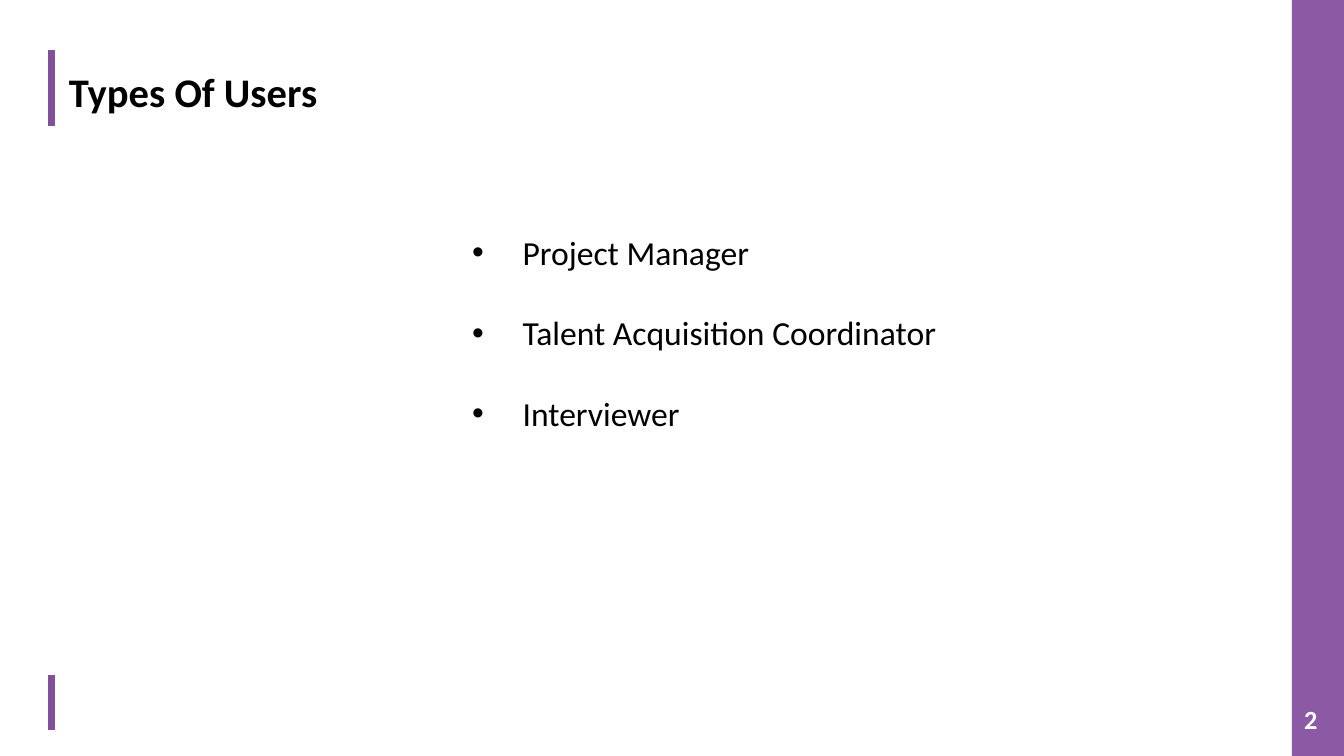
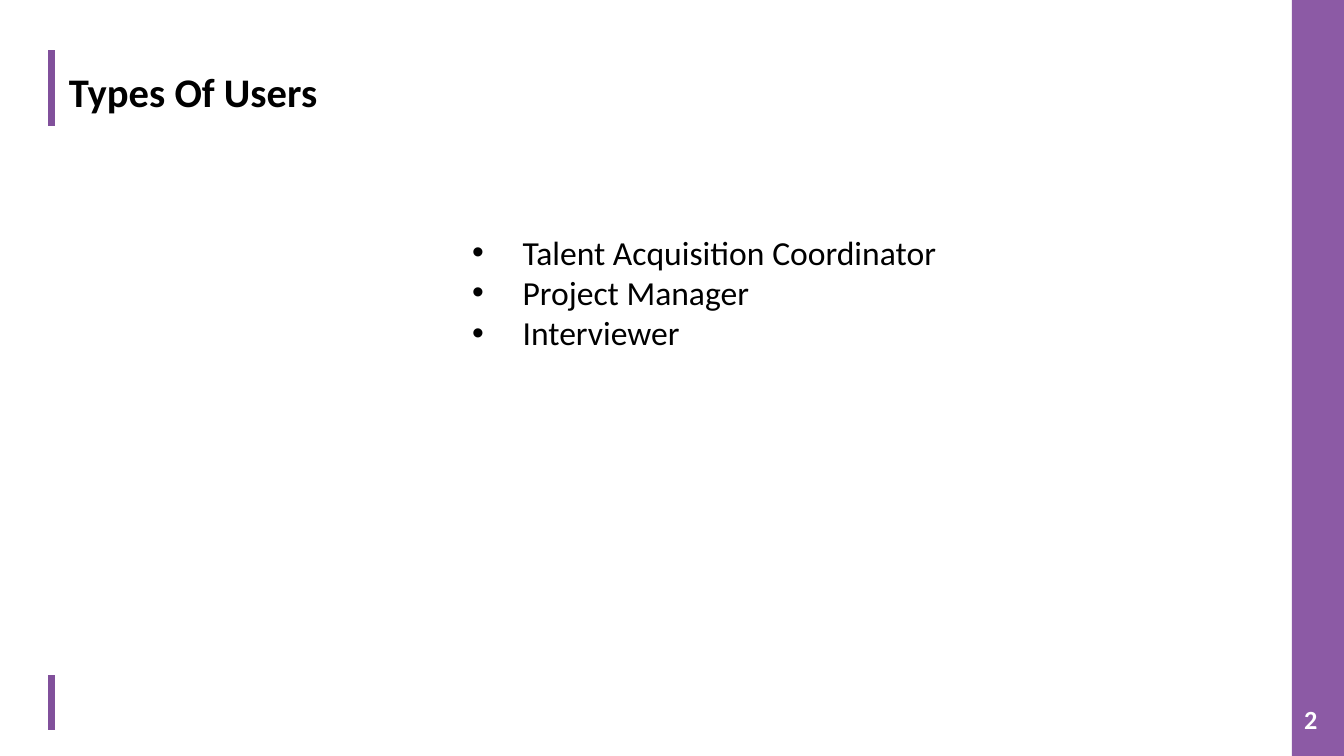
Before and after one commit to TeamAlpha01/Project, a slide deck: slide 2 of Team Alpha User Flow Presentation.pptx. Drawn at 1344x756 pixels with LibreOffice and Linux fonts; fonts in the diff are those of the drawing; background and template pictures are left out. Boxes give left, top, right and bottom in pixels: in the first picture for what was removed or moved away, otherwise in the second. Text is boxed around its words. In the diff, an @@ line names an element or a change of style, - is before the commit and + after.

```diff
--- a/Team Alpha User Flow Presentation.pptx
+++ b/Team Alpha User Flow Presentation.pptx
@@ text at (x1=523, y1=241, x2=936, y2=271): paragraph added @@
+• Talent Acquisition Coordinator
@@ text at (x1=523, y1=321, x2=936, y2=351): paragraph removed @@
-• Talent Acquisition Coordinator
```
Also in this commit, not shown: 3 other slides changed.
